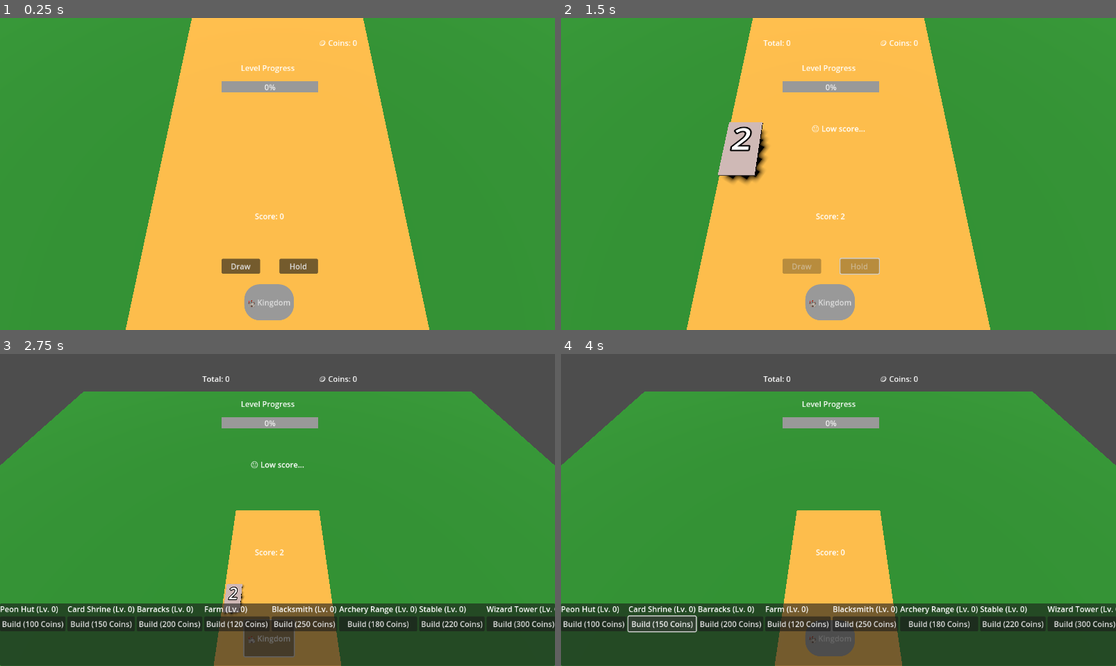
Above: before the commit, frames 1-4 (two rows, left to right).
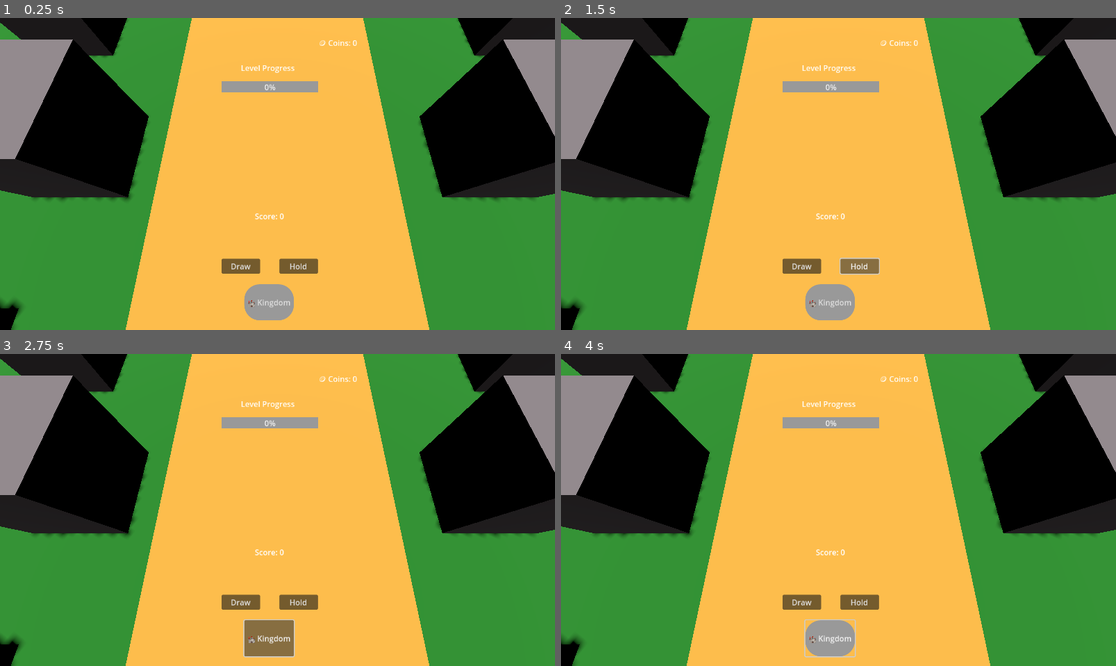
Above: after the commit, the same moments.

Repository: szefer-piotr/mobile_game
Game: Godot game, scene res://Main.tscn
Same seed, same stepped clock (60 frames per second), same inputs: the game is played once before the commit and once after it.
Inputs (mouse positions are in pixels of both pictures, inside the frame that each line leads up to):
- Up to frame 1 (0.25 s): no input
- Up to frame 2 (1.5 s): click "Draw" at 0.5 s; click "Hold" at 1.25 s
- Up to frame 3 (2.75 s): click "🏰 Kingdom" at 2 s
- Up to frame 4 (4 s): click (594, 625) at 2.75 s, where only the run before the commit has a clickable "Build (100 Coins)"; click (660, 625) at 3.5 s, where only the run before the commit has a clickable "Build (150 Coins)"

The runs differ from the first frame. In frame 1, 25% of the frame differs, in the area x 0-100%, y 0-100%; in frame 2, 27%; in frame 3, 75%; in frame 4, 75%.
Error after the commit: Parse Error: Used space character for indentation instead of tab as used before in the file. (res://Main.gd:155)

Commit message:
Refactor building UI helpers

Diff:
--- a/Main.gd
+++ b/Main.gd
@@ -153,21 +153,28 @@
 	show_building_ui()
 
 func show_building_ui():
-	$CanvasLayer/KingdomPanel.visible = true
-	$CanvasLayer/DrawButton.visible = false
-	$CanvasLayer/HoldButton.visible = false
-	$KingdomRoot.visible = true
-	connect_building_buttons()
-	update_all_building_buttons()
+        $CanvasLayer/KingdomPanel.visible = true
+        $CanvasLayer/DrawButton.visible = false
+        $CanvasLayer/HoldButton.visible = false
+        $KingdomRoot.visible = true
+        connect_building_buttons()
+        update_all_building_buttons()
+
+func get_building_button(key: String) -> Button:
+        var base = key.replace(" ", "")
+        return $CanvasLayer/KingdomPanel/BuildingList.get_node_or_null("%sContainer/%sButton" % [base, base])
+
+func get_building_label(key: String) -> Label:
+        var base = key.replace(" ", "")
+        return $CanvasLayer/KingdomPanel/BuildingList.get_node_or_null("%sContainer/%sLabel" % [base, base])
 
 func connect_building_buttons():
-	for key in buildings.keys():
-		var btn_name = key.replace(" ", "") + "Button"
-		var btn = $CanvasLayer/KingdomPanel/BuildingList.get_node_or_null(btn_name)
-		if btn:
-			btn.set_meta("building_key", key)
-			if not btn.pressed.is_connected(_on_BuildingButton_pressed):
-				btn.pressed.connect(_on_BuildingButton_pressed.bind(btn))
+        for key in buildings.keys():
+                var btn = get_building_button(key)
+                if btn:
+                        btn.set_meta("building_key", key)
+                        if not btn.pressed.is_connected(_on_BuildingButton_pressed):
+                                btn.pressed.connect(_on_BuildingButton_pressed.bind(btn))
 
 func end_game(msg: String, gave_reward: bool):
 	result_label.text = msg
@@ -206,12 +213,12 @@
 	reset_game()
 
 func _on_BuildingButton_pressed(btn: Button):
-	if not btn.has_meta("building_key"):
-		return
-
-	var key = btn.get_meta("building_key")
-	if not buildings.has(key):
-		return
+        if not btn.has_meta("building_key"):
+                return
+
+        var key = btn.get_meta("building_key")
+        if not buildings.has(key):
+                return
 
 	var data = buildings[key]
 	var lvl = data["level"]
@@ -221,22 +228,21 @@
 			data["level"] += 1
 			buildings[key] = data
 
-			var label_name = key.replace(" ", "") + "Label"
-			var label = $CanvasLayer/KingdomPanel/BuildingList.get_node_or_null(label_name)
-			if label:
-				label.text = "%s (Lv. %d)" % [key, data["level"]]
+                        var label = get_building_label(key)
+                        if label:
+                                label.text = "%s (Lv. %d)" % [key, data["level"]]
 
 			var node_name = key.replace(" ", "")
 			var build_node = $KingdomRoot.get_node_or_null(node_name)
 			if build_node:
 				build_node.visible = true
-			update_building_button(btn.name, data)
-
-
-func update_building_button(button_name: String, data: Dictionary):
-	var btn = $CanvasLayer/KingdomPanel/BuildingList.get_node_or_null(button_name)
-	if btn == null:
-		return
+                        update_building_button(key, data)
+
+
+func update_building_button(key: String, data: Dictionary):
+        var btn = get_building_button(key)
+        if btn == null:
+                return
 
 	var lvl = data["level"]
 	if lvl < data["costs"].size():
@@ -250,10 +256,8 @@
 		btn.disabled = true
 
 func update_all_building_buttons():
-	for name in buildings.keys():
-		var data = buildings[name]
-		var button_name = name.replace(" ", "") + "Button"
-		update_building_button(button_name, data)
+        for key in buildings.keys():
+                update_building_button(key, buildings[key])
 
 func hide_building_ui():
 	$CanvasLayer/KingdomPanel.visible = false
